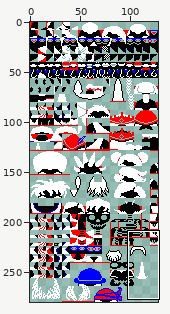
Edited in one commit: sprite sheet (resources/sprites/face.png). Above: a wide view before the commit, with the close-up outlined.
Close-up. As it was:
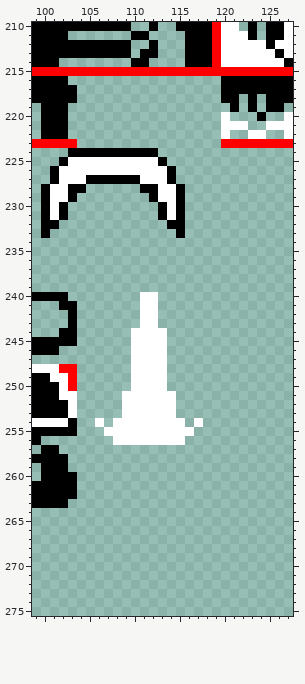
The file is 128x280 pixels. Pixels under 10% opacity are left out. Shown: x 99..127, y 210..275.
The result:
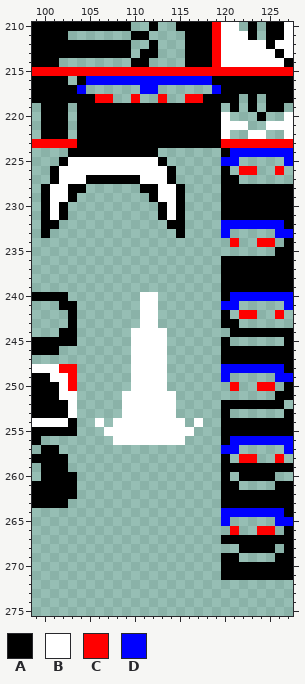
Palette (. is transparent): A #000000  B #ffffff  C #ff0000  D #0000ff
What changed:
@@ x 99..127 @@
 215 CCCCCCCCCCCCCCCCCCCCCCCCCCCCC
-216 AAAA.................AAAAAAAA
-217 AAAAA................AAAAAAAA
-218 AAAAA................AA.A.AAA
-219 .AAA..................A.A.AA.
-220 .AAA.................B...A..B
-221 .AAA.................BBB..BBB
-222 .AAA.................B..BB..B
-223 CCCCC................CCCCCCCC
-224 ....AAAAAAAAAA...............
-225 ...ABBBBBBBBBBA..............
-226 ..ABBBBBBBBBBBBA.............
-227 ..ABBBAAAAAABBBA.............
-228 .ABBAA......AABBA............
-229 .ABBA........ABBA............
-230 .ABA..........ABA............
-231 .ABA..........ABA............
-232 .AA............AA............
-233 .A..............A............
-234 .............................
-235 .............................
-236 .............................
-237 .............................
-238 .............................
-239 .............................
-240 AAAA........BB...............
-241 ...AA.......BB...............
-242 ....A.......BB...............
-243 ....A.......BB...............
-244 ...AA......BBBB..............
-245 AAAAA......BBBB..............
-246 AAA........BBBB..............
-247 ...........BBBB..............
-248 BBBCC......BBBB..............
-249 AABBC......BBBB..............
-250 AAABC......BBBB..............
-251 AAABB.....BBBBBB.............
-252 AAAAB.....BBBBBB.............
-253 AAAAB.....BBBBBB.............
-254 BBBBA..B.BBBBBBBB.B..........
-255 AAAAA...BBBBBBBBBB...........
-256 A........BBBBBBBB............
-257 .AA..........................
-258 AAAA.........................
-259 .AAA.........................
-260 .AAAA........................
-261 AAAAA........................
-262 AAAAA........................
-263 AAAA.........................
-264 .............................
-265 .............................
-266 .............................
-267 .............................
-268 .............................
-269 .............................
-270 .............................
-271 .............................
+216 AAAA.ADDDDDDDDDDDDDDAAAAAAAAA
+217 AAAAAD......DD......DAAAAAAAA
+218 AAAAAAACC..C..C..CCAAAA.A.AAA
+219 .AAA.AAAAAAAAAAAAAAAA.A.A.AA.
+220 .AAA.AAAAAAAAAAAAAAAAB...A..B
+221 .AAA.AAAAAAAAAAAAAAAABBB..BBB
+222 .AAA.AAAAAAAAAAAAAAAAB..BB..B
+223 CCCCCAAAAAAAAAAAAAAAACCCCCCCC
+224 ....AAAAAAAAAA.......ADDDDDDD
+225 ...ABBBBBBBBBBA......DD.....D
+226 ..ABBBBBBBBBBBBA.....A.CC..C.
+227 ..ABBBAAAAAABBBA.....AA......
+228 .ABBAA......AABBA....AAAAAAAA
+229 .ABBA........ABBA....AAAAAAAA
+230 .ABA..........ABA....AAAAAAAA
+231 .ABA..........ABA....AAAAAAAA
+232 .AA............AA....DDDDDDDA
+233 .A..............A....D.....DD
+234 ......................C..CC.A
+235 ...........................AA
+236 .....................AAAAAAAA
+237 .....................AAAAAAAA
+238 .....................AAAAAAAA
+239 .....................AAAAAAAA
+240 AAAA........BB.......ADDDDDDD
+241 ...AA.......BB.......DD.....D
+242 ....A.......BB.......A.CC..C.
+243 ....A.......BB.......AA......
+244 ...AA......BBBB.......AAAAAAA
+245 AAAAA......BBBB......A......A
+246 AAA........BBBB......AAAAAAAA
+247 ...........BBBB......AAAAAAAA
+248 BBBCC......BBBB......DDDDDDDA
+249 AABBC......BBBB......D.....DD
+250 AAABC......BBBB.......C..CC.A
+251 AAABB.....BBBBBB...........AA
+252 AAAAB.....BBBBBB.....AAAAAAA.
+253 AAAAB.....BBBBBB.....A......A
+254 BBBBA..B.BBBBBBBB.B..AAAAAAAA
+255 AAAAA...BBBBBBBBBB...AAAAAAAA
+256 A........BBBBBBBB....ADDDDDDD
+257 .AA..................DD.....D
+258 AAAA.................A.CC..C.
+259 .AAA.................AAAAAAAA
+260 .AAAA................A.AAAA..
+261 AAAAA................AA....AA
+262 AAAAA................AAAAAAAA
+263 AAAA.................AAAAAAAA
+264 .....................DDDDDDDA
+265 .....................D.....DD
+266 ......................C..CC.A
+267 .....................AAAAAAAA
+268 .......................AAAA.A
+269 .....................AA....AA
+270 .....................AAAAAAAA
+271 .....................AAAAAAAA
 272 .............................
Changed places in both close-ups, as pixel boxes (x1, y1, x2, y2):
added: (77, 76, 293, 580)
